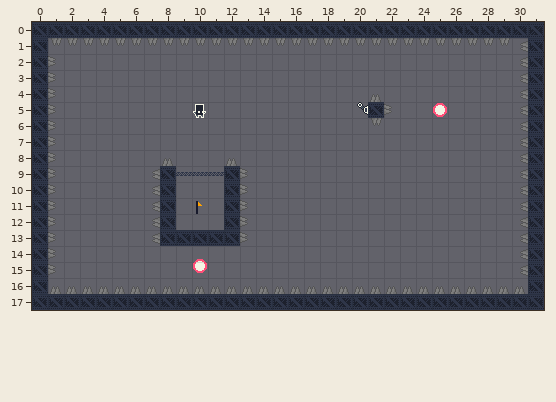
A Tiled map gets an edit: core/assets/stages/stage_05.tmx. This is how it looked before the edit.
Cells are 16x16 px. Shown: x 0..31, y 0..17.
After the commit:
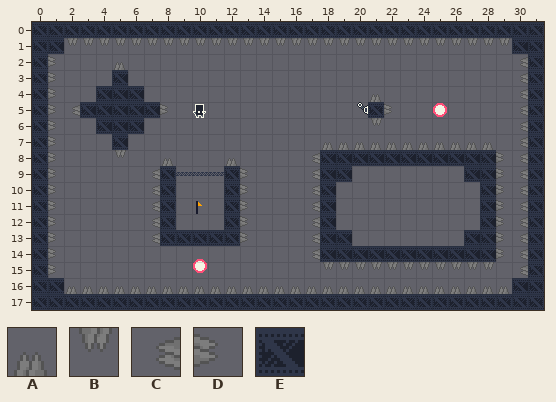
Key: from "Dungeon Sprites": A 131, B 131 turned 180, C 131 turned 270, D 131 turned 90; from "industrial.v2": E 19.
_ is an empty cell.
Edits made:
Layer "details":
y 1: x 1 B -> E; x 30 C -> E
y 2: x 5 _ -> A
y 3: x 5 _ -> E
y 4: x 4..6 ___ -> EEE
y 5: x 2..8 _______ -> CEEEEED
y 6: x 4..6 ___ -> EEE
y 7: x 5 _ -> E; x 18..28 ___________ -> AAAAAAAAAAA
y 8: x 5 _ -> B; x 17..29 _____________ -> CEEEEEEEEEEED
y 9: x 17..19 ___ -> CEE; x 27..29 ___ -> EED
y 10..12: x 17..18 __ -> CE; x 28..29 __ -> ED
y 13: x 17..19 ___ -> CEE; x 27..29 ___ -> EED
y 14: x 17..29 _____________ -> CEEEEEEEEEEED
y 15: x 18..28 ___________ -> BBBBBBBBBBB
y 16: x 1 A -> E; x 30 A -> E
Pixel boxes of the changes (left, top, right, bottom) in both pictures:
changed: (48, 38, 64, 54)
changed: (512, 38, 528, 54)
added: (72, 62, 168, 158)
added: (312, 142, 504, 270)
changed: (48, 278, 64, 294)
changed: (512, 278, 528, 294)
